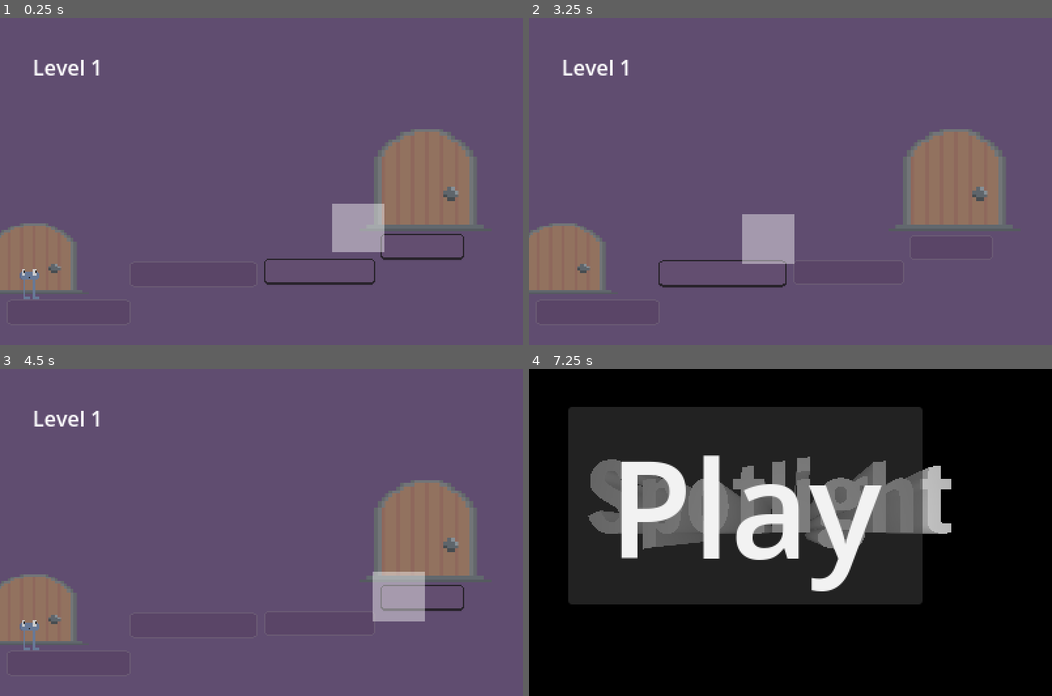
Above: before the commit, frames 1-4 (two rows, left to right).
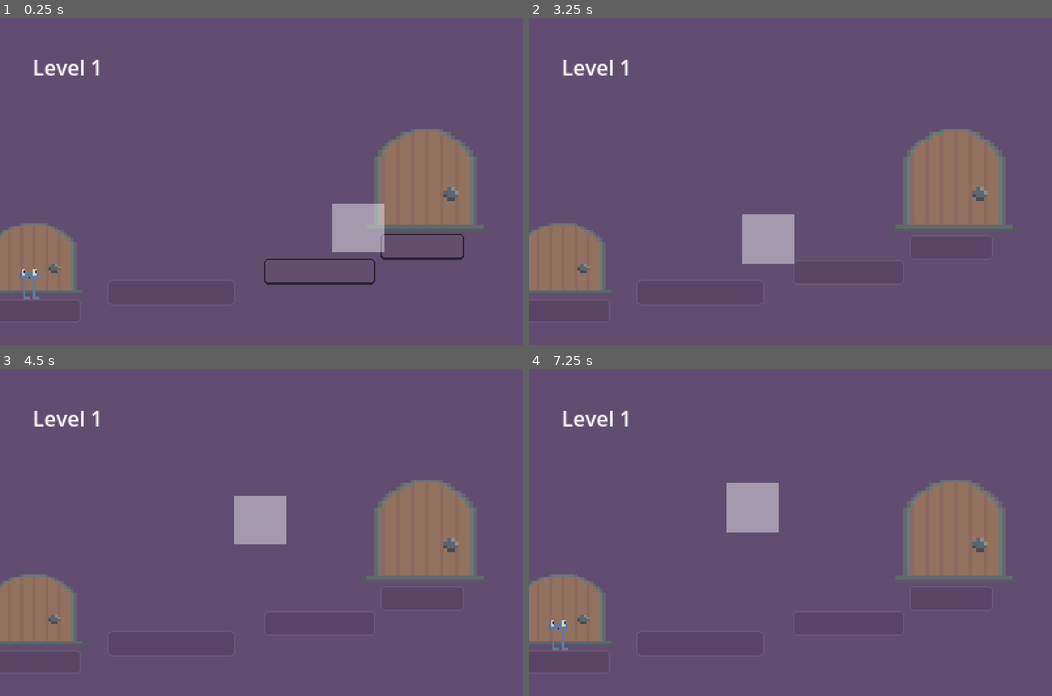
Above: after the commit, the same moments.

Repository: arrowira/dtj36
Game: Godot game, scene res://main.tscn
Same seed, same stepped clock (60 frames per second), same inputs: the game is played once before the commit and once after it.
Inputs (mouse positions are in pixels of both pictures, inside the frame that each line leads up to):
- Up to frame 1 (0.25 s): no input
- Up to frame 2 (3.25 s): move the mouse to (905, 165) at 0.52 s; hold Up (up) 0.53-2.03 s; tap A (lt) at 0.6, 1.35, 2.3, 2.85 s; tap Enter at 1.25 s; move the mouse to (685, 197) at 1.27 s; move the mouse to (842, 109) at 2.02 s; tap D (rt) at 2.1 s; move the mouse to (764, 246) at 2.77 s; hold Up (up) from 2.78 s (still down)
- Up to frame 3 (4.5 s): move the mouse to (418, 581) at 3.52 s; tap A (lt) at 3.6 s; release Up (up) at 4.25 s; click (214, 506) at 4.25 s, where only the run before the commit has a clickable "Play"
- Up to frame 4 (7.25 s): move the mouse to (633, 483) at 5.02 s; tap D (rt) at 5.1 s; tap Up (up) at 5.27 s; tap A (lt) at 5.3, 5.85 s; move the mouse to (816, 532) at 5.77 s; hold Up (up) 5.78-6.5 s; click (743, 506) at 6.5 s, where only the run after the commit has a clickable "Play"

The runs differ from the first frame. In frame 2, 0.3% of the frame differs, in the area x 24-50%, y 74-83%; in frame 3, 3.3%; in frame 4, 98%, in the area x 0-100%, y 0-100%.

Commit message:
entrance/exit platforms and sensing

Diff:
--- a/dtj-36-proj/level-components/entrance.tscn
+++ b/dtj-36-proj/level-components/entrance.tscn
@@ -1,6 +1,7 @@
-[gd_scene load_steps=2 format=3 uid="uid://dh7ji8bs1kgpd"]
+[gd_scene load_steps=3 format=3 uid="uid://dh7ji8bs1kgpd"]
 
 [ext_resource type="Texture2D" uid="uid://bnosv2orj4ft8" path="res://level-components/door-1.png_720.png" id="1_oi137"]
+[ext_resource type="PackedScene" uid="uid://cxy4eho7vpplf" path="res://level-components/platform.tscn" id="2_1uir3"]
 
 [node name="Entrance" type="Node2D"]
 position = Vector2(0, -1)
@@ -9,3 +10,8 @@
 [node name="Door1_png720" type="Sprite2D" parent="."]
 position = Vector2(-2, -358)
 texture = ExtResource("1_oi137")
+
+[node name="platform" parent="." instance=ExtResource("2_1uir3")]
+position = Vector2(-154.95651, 24.788715)
+scale = Vector2(1.3330342, 1.5009391)
+defaultState = true
--- a/dtj-36-proj/level-components/exit.gd
+++ b/dtj-36-proj/level-components/exit.gd
@@ -2,5 +2,4 @@
 
 
 func _on_area_2d_body_entered(body: Node2D) -> void:
-	print("hit exit " , body)
 	nextLevel.finishedLevel()
--- a/dtj-36-proj/levels/level1.tscn
+++ b/dtj-36-proj/levels/level1.tscn
@@ -6,13 +6,8 @@
 
 [node name="Level1" type="Node2D"]
 
-[node name="platform" parent="." instance=ExtResource("1_jwv3a")]
-position = Vector2(5, 215)
-scale = Vector2(0.37289545, 0.26741642)
-defaultState = true
-
 [node name="platform2" parent="." instance=ExtResource("1_jwv3a")]
-position = Vector2(99, 186)
+position = Vector2(82, 200)
 scale = Vector2(0.38493422, 0.25933772)
 
 [node name="platform3" parent="." instance=ExtResource("1_jwv3a")]
--- a/dtj-36-proj/levels/level2.tscn
+++ b/dtj-36-proj/levels/level2.tscn
@@ -5,9 +5,6 @@
 [ext_resource type="PackedScene" uid="uid://bg6eitetkox37" path="res://level-components/exit.tscn" id="3_py88r"]
 
 [node name="Level2" type="Node2D"]
-
-[node name="platform" parent="." instance=ExtResource("1_raxm7")]
-position = Vector2(14, 140)
 
 [node name="platform2" parent="." instance=ExtResource("1_raxm7")]
 position = Vector2(84, 139)
@@ -19,7 +16,7 @@
 position = Vector2(243, 138)
 
 [node name="Entrance" parent="." instance=ExtResource("2_qyb5k")]
-position = Vector2(47, 121)
+position = Vector2(41, 139)
 
 [node name="Exit" parent="." instance=ExtResource("3_py88r")]
 position = Vector2(269.00006, 133)
--- a/dtj-36-proj/next_level.gd
+++ b/dtj-36-proj/next_level.gd
@@ -4,5 +4,5 @@
 
 func finishedLevel():
 	nextLevel.level += 1
-	print('next level')
+
 	get_tree().change_scene_to_file("res://congrats.tscn")
